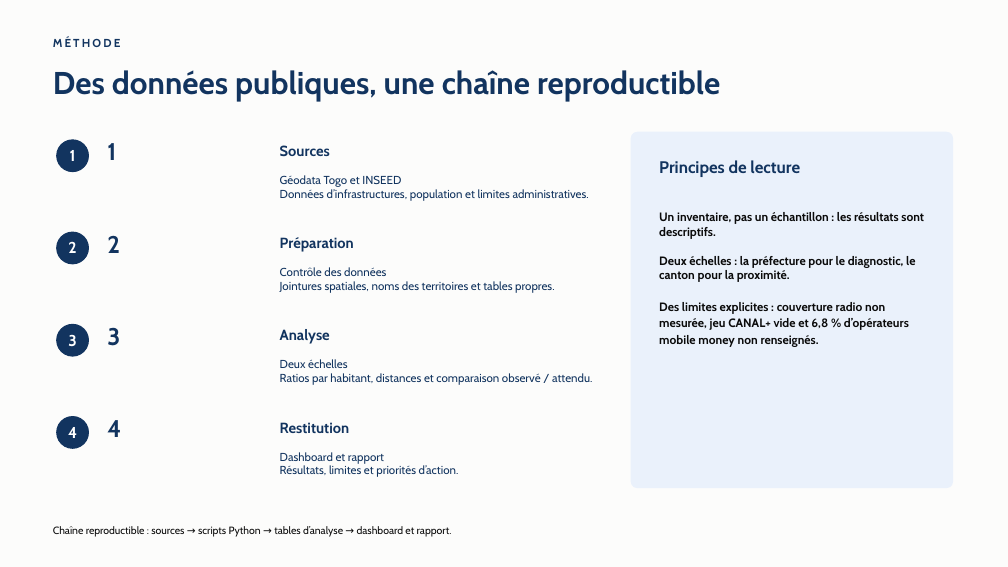
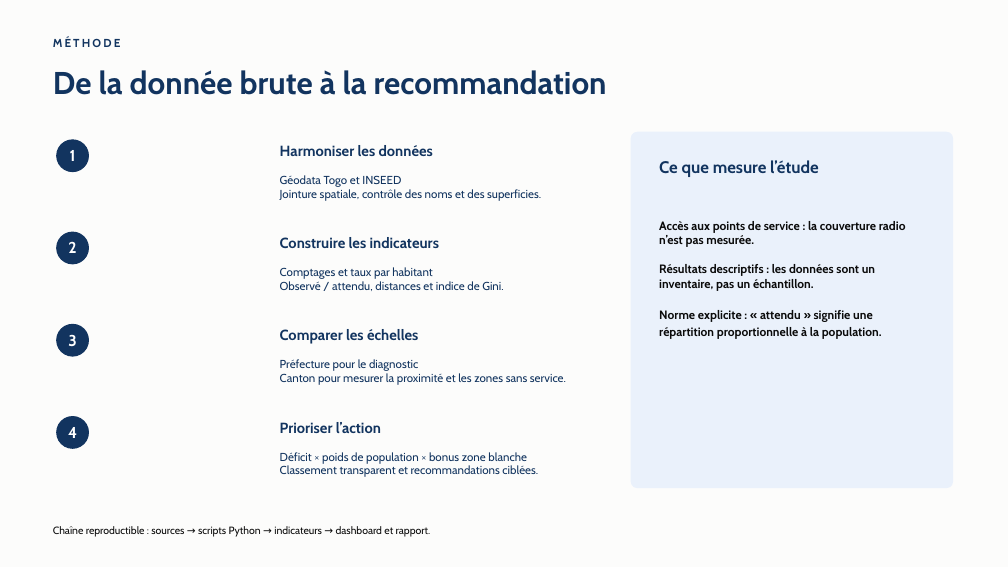
Before and after one commit to jack-junior/togo-acces-numerique, a slide deck: slide 2 of rapport/Rapport_Defi1_Acces_numerique_Togo.pptx. Drawn at 1008x567 pixels with LibreOffice and Linux fonts; fonts in the diff are those of the drawing. Boxes give left, top, right and bottom in pixels: in the first picture for what was removed or moved away, otherwise in the second. Text is boxed around its words. In the diff, an @@ line names an element or a change of style, - is before the commit and + after.

Commit message:
Explain actual analysis method on report slide

```diff
--- a/rapport/Rapport_Defi1_Acces_numerique_Togo.pptx
+++ b/rapport/Rapport_Defi1_Acces_numerique_Togo.pptx
@@ text at (53,70,607,95): text changed @@
-Des données publiques, une chaîne reproductible
+De la donnée brute à la recommandation
@@ text removed at (107,143,116,160) @@
-1
@@ text at (280,145,433,156): text changed @@
-Sources
+Harmoniser les données
@@ text at (280,175,541,201): text changed @@
-Géodata Togo et INSEED
-Données d’infrastructures, population et limites administratives.
+Géodata Togo et INSEED
+Jointure spatiale, contrôle des noms et des superficies.
@@ text at (659,160,819,177): text changed @@
-Principes de lecture
+Ce que mesure l’étude
@@ text removed at (107,235,120,253) @@
-2
@@ text at (280,237,439,248): text changed @@
-Préparation
+Construire les indicateurs
@@ text at (659,221,906,339): text changed @@
-Un inventaire, pas un échantillon : les résultats sont descriptifs.
-Deux échelles : la préfecture pour le diagnostic, le canton pour la proximité.
-Des limites explicites : couverture radio non mesurée, jeu CANAL+ vide et 6,8 % d’opérateurs mobile money non renseignés.
+Accès aux points de service : la couverture radio n’est pas mesurée.
+Résultats descriptifs : les données sont un inventaire, pas un échantillon.
+Norme explicite : « attendu » signifie une répartition proportionnelle à la population.
@@ text at (280,267,503,291): text changed @@
-Contrôle des données
-Jointures spatiales, noms des territoires et tables propres.
+Comptages et taux par habitant
+Observé / attendu, distances et indice de Gini.
@@ text removed at (107,327,120,346) @@
-3
@@ text at (280,329,418,344): text changed @@
-Analyse
+Comparer les échelles
@@ text at (280,359,566,385): text changed @@
-Deux échelles
-Ratios par habitant, distances et comparaison observé / attendu.
+Préfecture pour le diagnostic
+Canton pour mesurer la proximité et les zones sans service.
@@ text removed at (107,420,121,437) @@
-4
@@ text at (280,422,381,433): text changed @@
-Restitution
+Prioriser l’action
@@ text at (280,452,538,477): text changed @@
-Dashboard et rapport
-Résultats, limites et priorités d’action.
+Déficit × poids de population × bonus zone blanche
+Classement transparent et recommandations ciblées.
@@ text at (53,526,431,537): text changed @@
-Chaîne reproductible : sources → scripts Python → tables d’analyse → dashboard et rapport.
+Chaîne reproductible : sources → scripts Python → indicateurs → dashboard et rapport.
```
